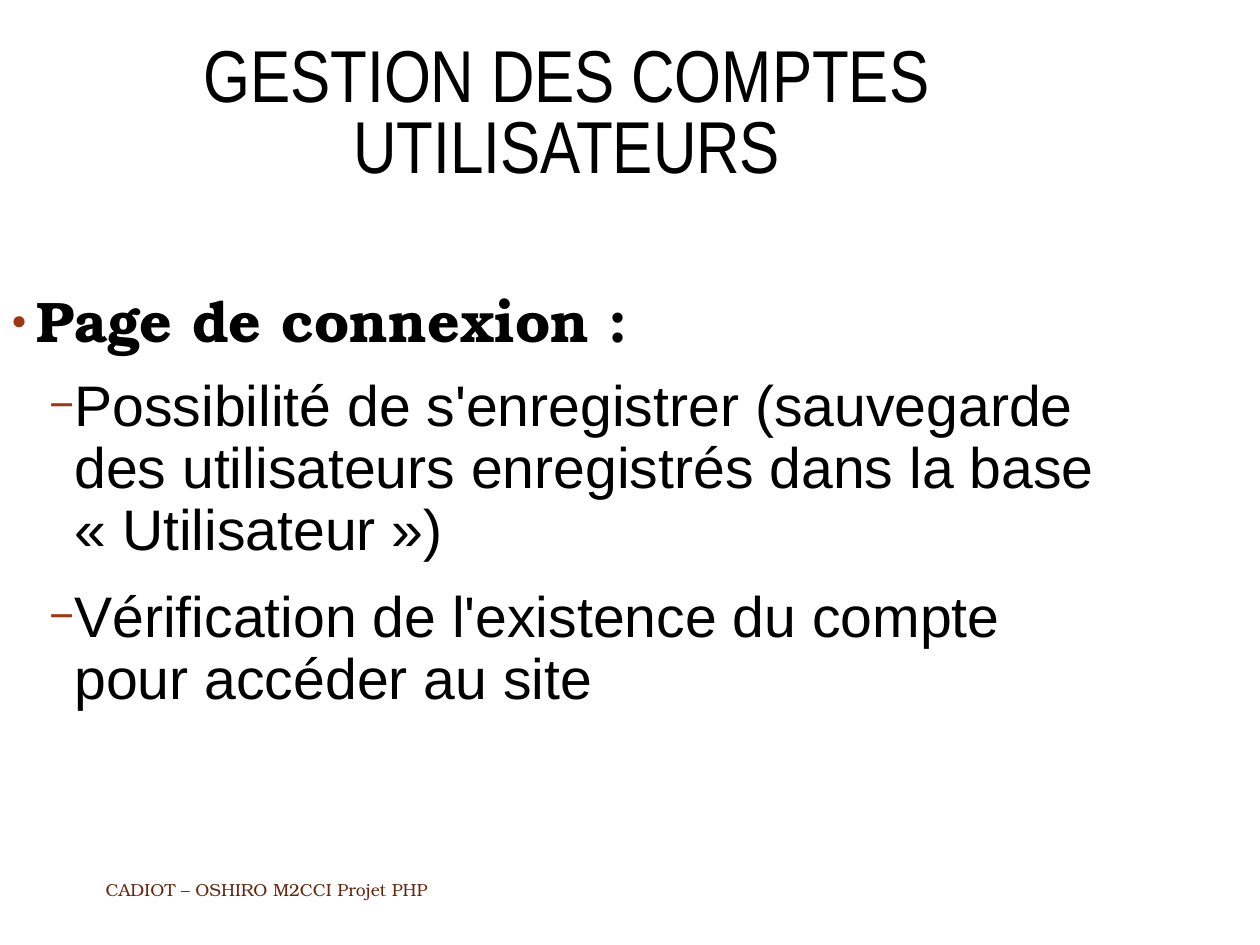
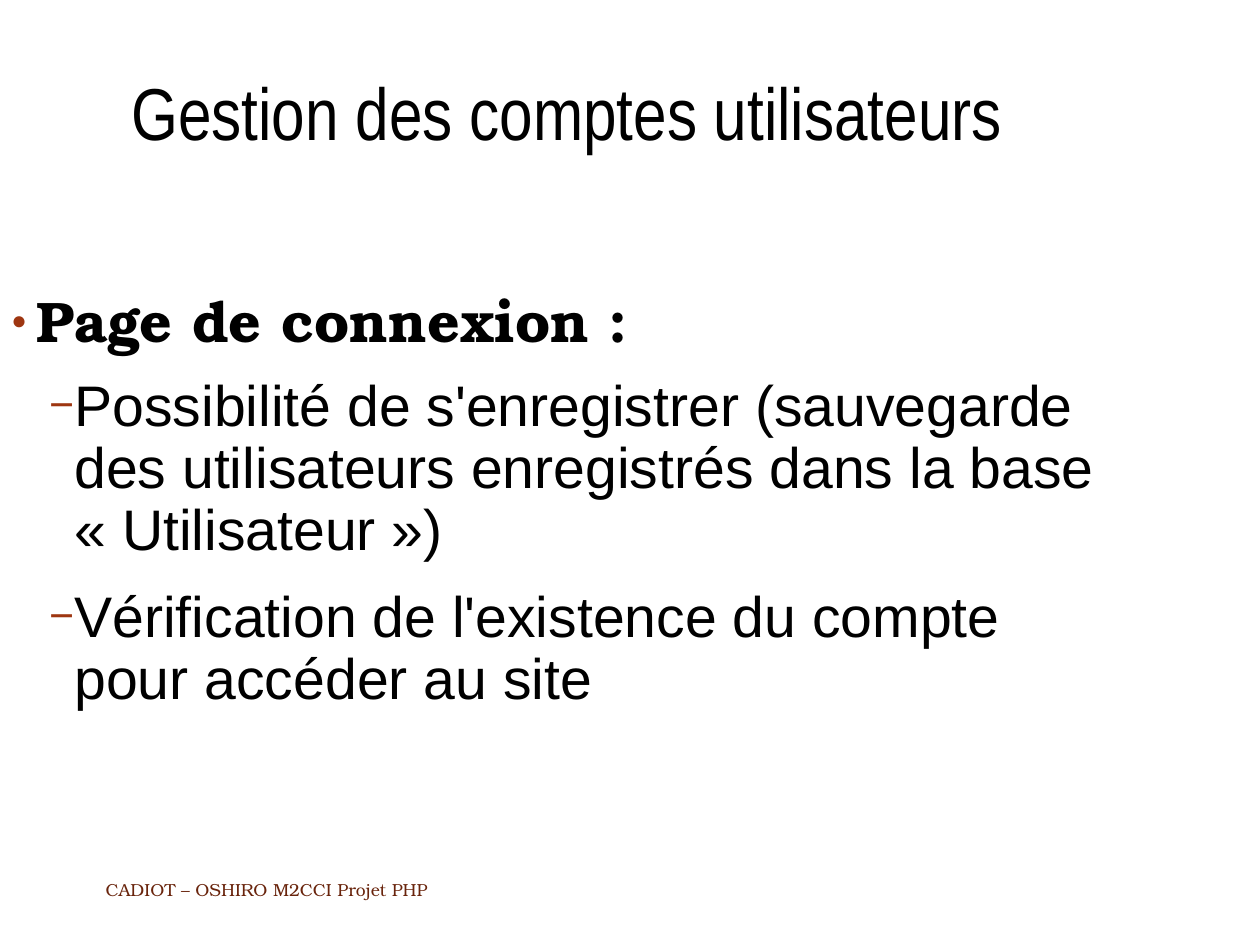
Before and after one commit to AzzakFeed/projetjava, a slide deck: slide 2 of ODT_Projet_PHP.odp. Drawn at 1260x945 pixels with LibreOffice and Linux fonts; fonts in the diff are those of the drawing; background and template pictures are left out. Boxes give left, top, right and bottom in pixels: in the first picture for what was removed or moved away, otherwise in the second. Text is boxed around its words. In the diff, an @@ line names an element or a change of style, - is before the commit and + after.

```diff
--- a/ODT_Projet_PHP.odp
+++ b/ODT_Projet_PHP.odp
@@ title at [131,86,1002,154]: text changed @@
-GESTION DES COMPTES UTILISATEURS
+Gestion des comptes utilisateurs
```
Also in this commit, not shown: 6 other slides changed.
